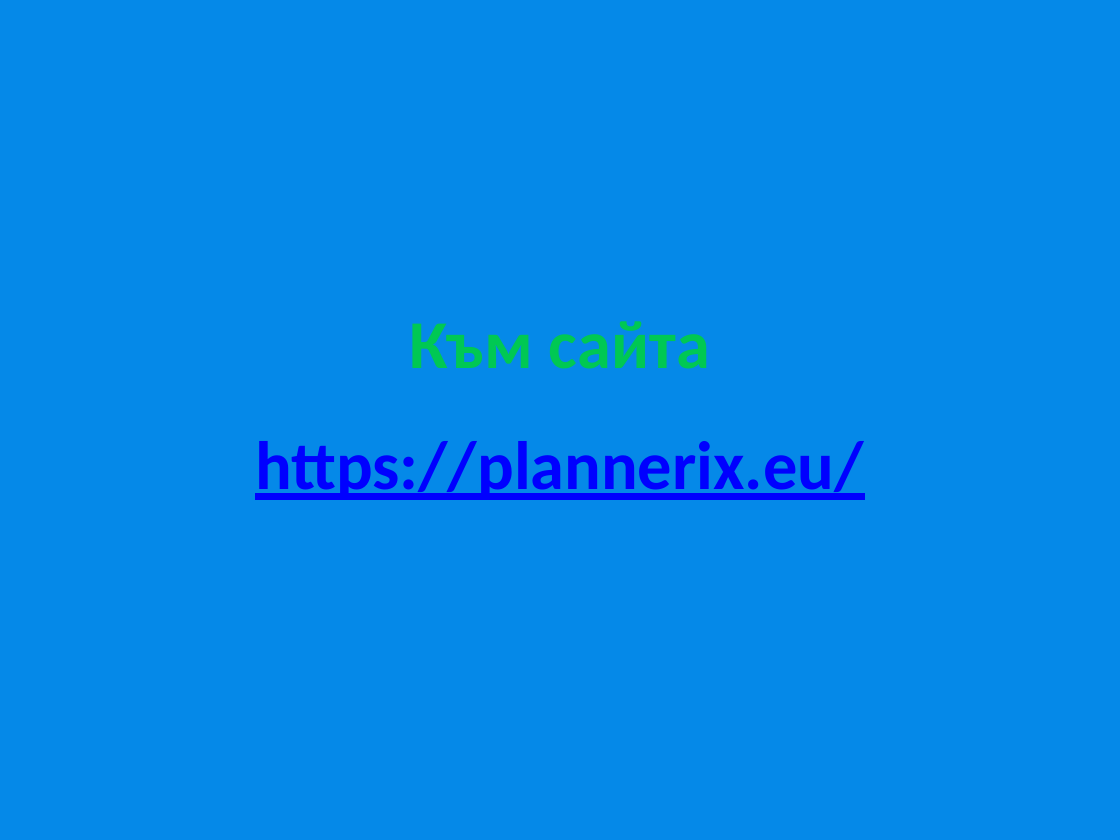
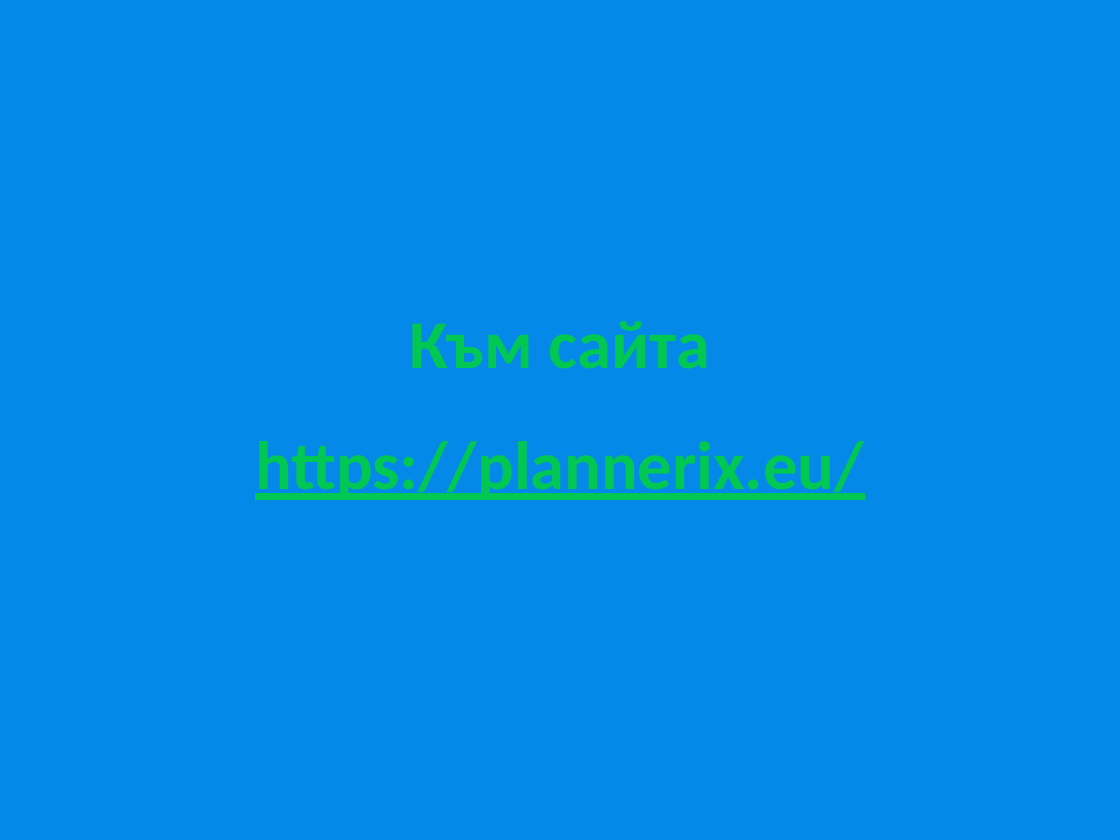
Before and after one commit to kachamaka/plannerix-frontend, a slide deck: slide 8 of 40.pptx. Drawn at 1120x840 pixels with LibreOffice and Linux fonts; fonts in the diff are those of the drawing; background and template pictures are left out. Boxes give left, top, right and bottom in pixels: in the first picture for what was removed or moved away, otherwise in the second. Text is boxed around its words. In the diff, an @@ line names an element or a change of style, - is before the commit and + after.

```diff
--- a/40.pptx
+++ b/40.pptx
@@ text "https://plannerix.eu/" at box(255, 441, 863, 500): text colour #0000FF to #00C853 @@
```
Also in this commit, not shown: 3 other slides changed, 2 slides added, 2 slides removed.
